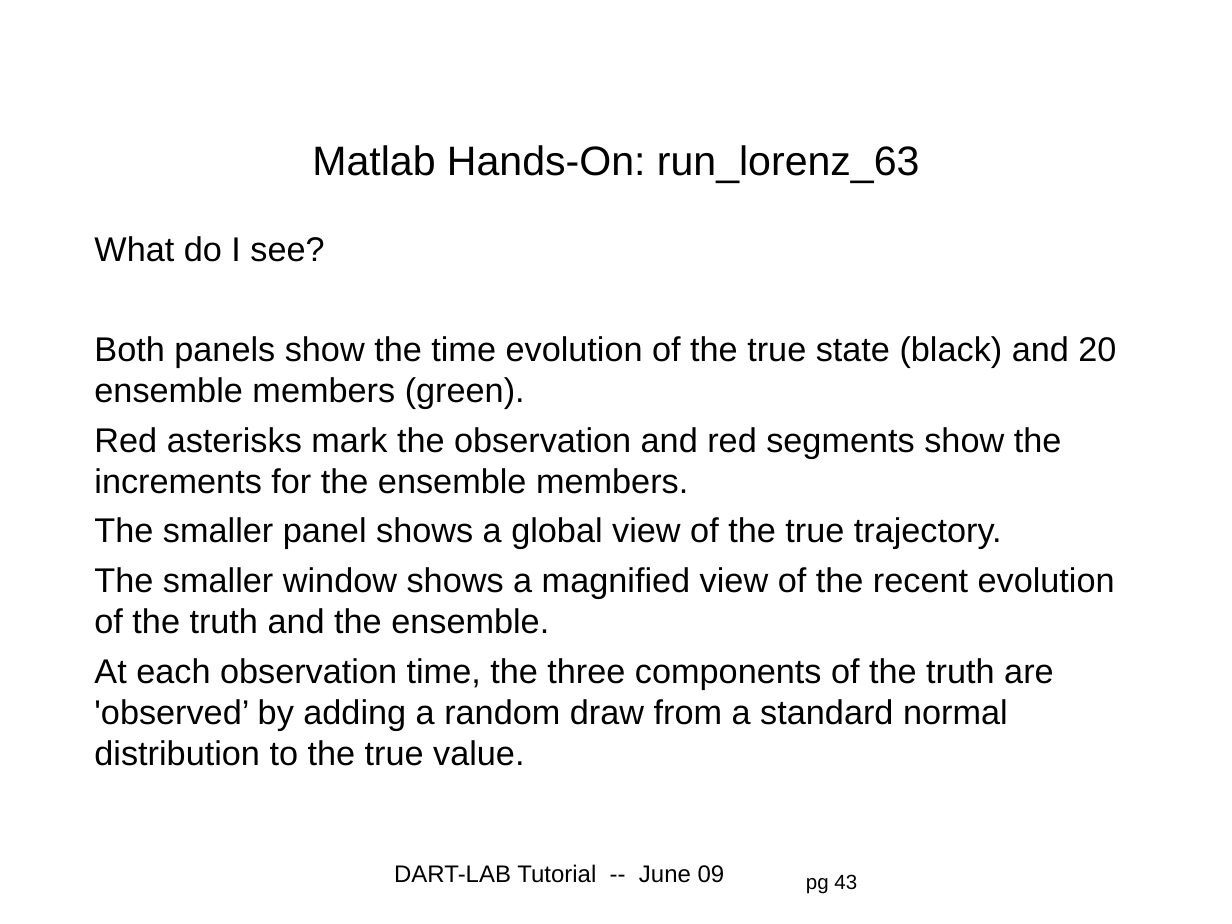
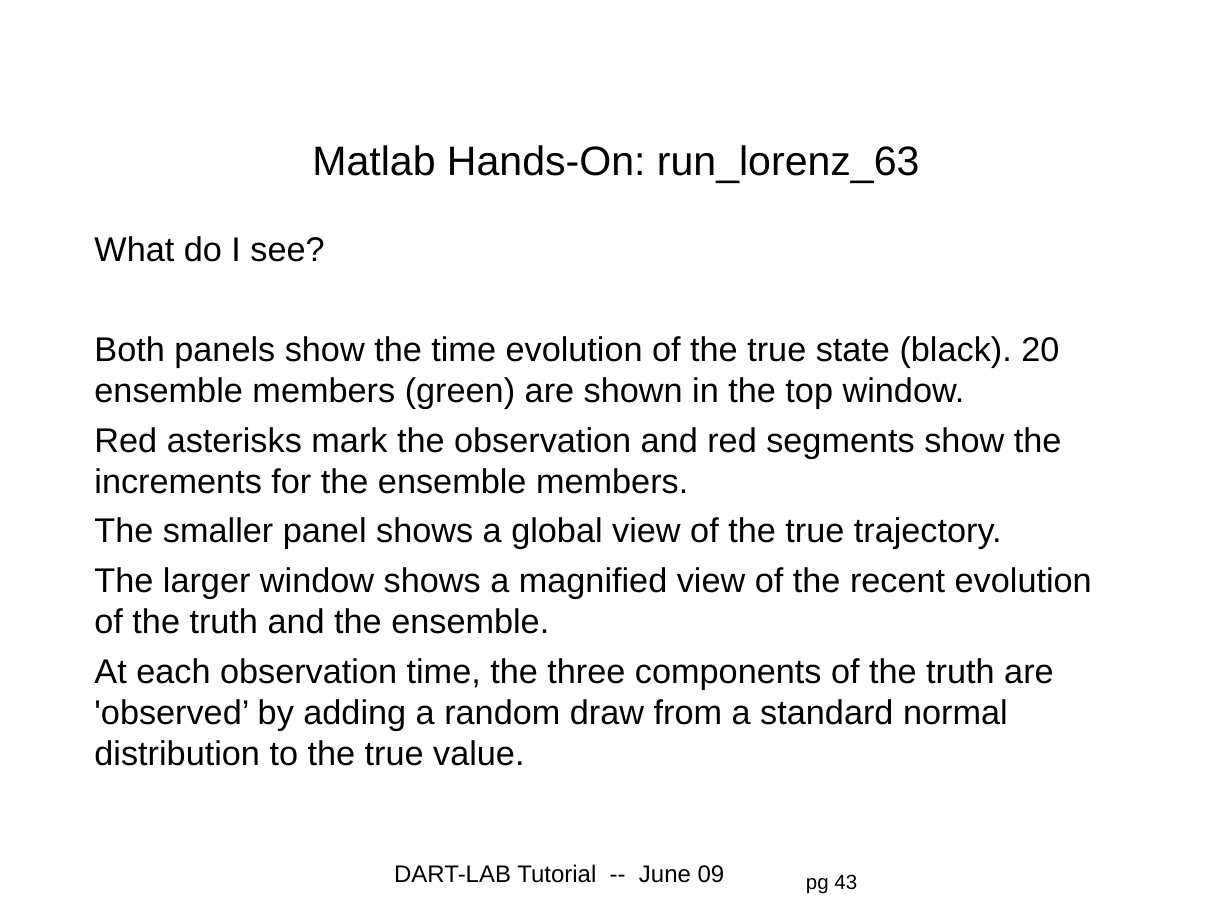
Before and after one commit to jhendric/DART, a slide deck: slide 43 of DART_LAB/presentation/DART_section2.ppt. Drawn at 1232x924 pixels with LibreOffice and Linux fonts; fonts in the diff are those of the drawing; background and template pictures are left out. Boxes give left, top, right and bottom in pixels: in the first picture for what was removed or moved away, otherwise in the second. Text is boxed around its words. In the diff, an @@ line names an element or a change of style, - is before the commit and + after.

```diff
--- a/DART_LAB/presentation/DART_section2.ppt
+++ b/DART_LAB/presentation/DART_section2.ppt
@@ text at (94, 336, 1059, 408): text changed @@
-Both panels show the time evolution of the true state (black) and 20 ensemble members (green).
+Both panels show the time evolution of the true state (black). 20 ensemble members (green) are shown in the top window.
@@ text at (94, 567, 1092, 634): text changed @@
-The smaller window shows a magnified view of the recent evolution of the truth and the ensemble.
+The larger window shows a magnified view of the recent evolution of the truth and the ensemble.
```
Also in this commit, not shown: 2 other slides changed, 12 other files.
